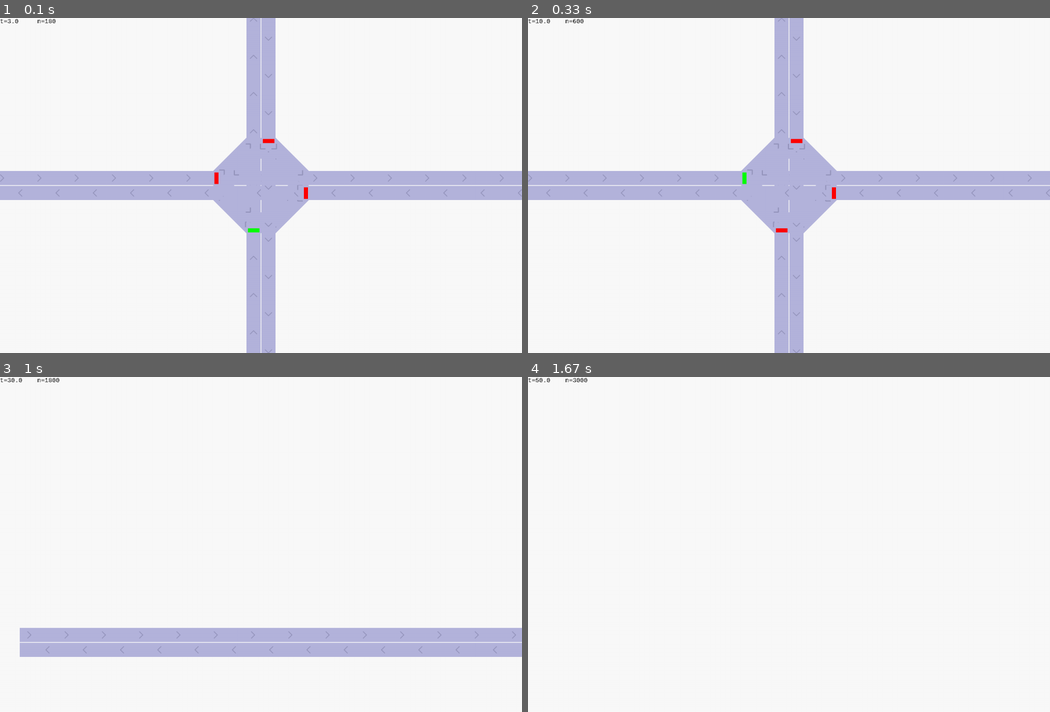
Above: before the commit, frames 1-4 (two rows, left to right).
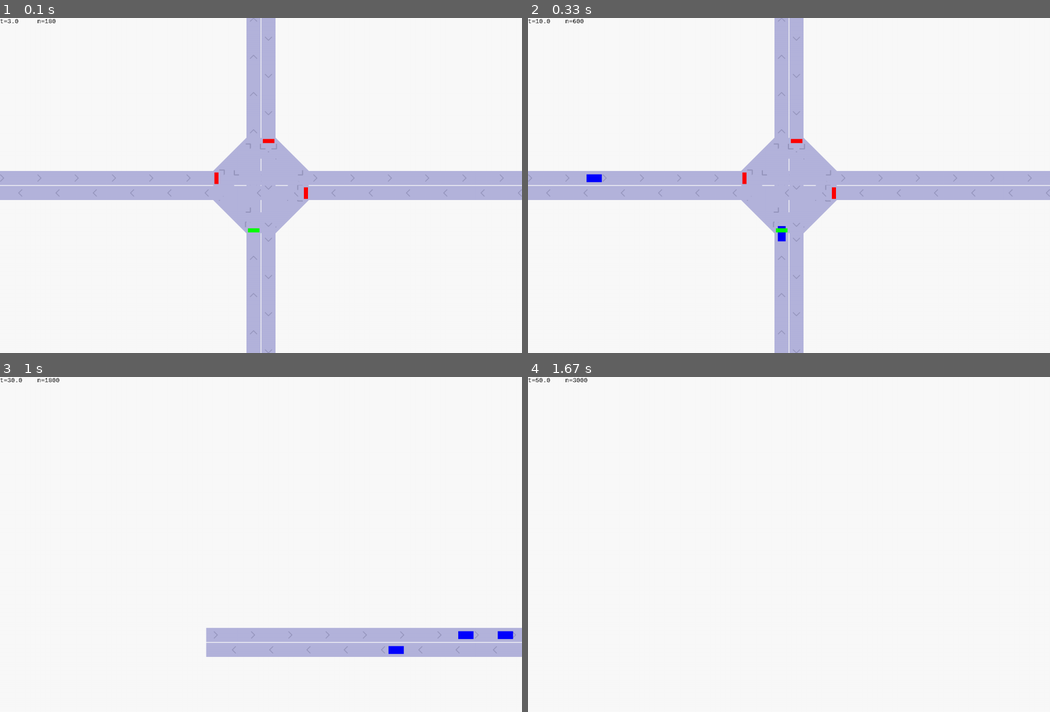
Above: after the commit, the same moments.

Repository: HuzaifaIrfan-Games/pygame-traffic-simulator
Game: pygame game, started from app.py
Two runs of this game, one before a commit and one after it. Both use one fixed random seed, a clock stepped at 60 frames per second and the inputs below.
Inputs (mouse positions are in pixels of both pictures, inside the frame that each line leads up to):
- Up to frame 1 (0.1 s): no input
- Up to frame 2 (0.33 s): no input
- Up to frame 3 (1 s): press the mouse at (135, 547) at 0.37 s; move the mouse to (224, 584) at 0.47 s; release the mouse at (313, 618) at 0.6 s; press the mouse at (135, 547) at 0.7 s; move the mouse to (229, 561) at 0.8 s; release the mouse at (323, 574) at 0.93 s
- Up to frame 4 (1.67 s): press the mouse at (663, 547) at 1.03 s; move the mouse to (715, 588) at 1.13 s; release the mouse at (762, 631) at 1.27 s

Frame 1 is identical in both runs. In frame 2, 0.2% of the frame differs, in the area x 11-50%, y 46-67%; in frame 3, 3.3%, in the area x 3-99%, y 74-84%; in frame 4, nothing differs.

Commit message:
manual signal control

Diff:
--- a/Map_Configurator.py
+++ b/Map_Configurator.py
@@ -255,6 +255,13 @@
 
 
 
+    def get_road_from_node(self,anode):
+
+        for aroad in self.roads:
+            # print(aroad['head_node'])
+            # print(anode)
+            if aroad['head_node'] == anode:
+                return aroad
 
 
 
@@ -266,15 +273,10 @@
             for independent_light_node_name in nodes_names:
                 independent_light_road_index=[]
                 for light_node_name in independent_light_node_name:
+
                     anode = self.get_node_from_node_name(light_node_name)
-
-                    for aroad in self.roads:
-                        # print(aroad['head_node'])
-                        # print(anode)
-                        if aroad['head_node'] == anode:
-                            independent_light_road_index.append(aroad['sim_road_index'])
-                            break
-
+                    aroad=self.get_road_from_node(anode)
+                    independent_light_road_index.append(aroad['sim_road_index'])
 
                 roads_indexs.append(independent_light_road_index)
 
@@ -285,6 +287,12 @@
 
                 atraffic_signal.update_properties({'cycle_length':atraffic_signal_conf['cycle_length']})
 
+            if atraffic_signal_conf.get('manual'):
+                atraffic_signal.set_to_manual()
+
+            # atraffic_signal.current_cycle_index = 1
+
+            print(atraffic_signal.current_cycle)
 
             self.traffic_signals.append(atraffic_signal)
 
--- a/app.py
+++ b/app.py
@@ -2,7 +2,7 @@
 
 from Map_Configurator import Map_Configurator
 
-from configuration_multi import nodes, traffic_signals, zoom, steps_per_update
+from configuration_four import nodes, traffic_signals, zoom, steps_per_update
 
 configurator = Map_Configurator(nodes,traffic_signals)
 
--- a/configuration_four.py
+++ b/configuration_four.py
@@ -166,7 +166,7 @@
 
 
 traffic_signals=[
-    {'nodes_names':[[8],[10],[11],[9]]}
+    {'nodes_names':[[8],[10],[11],[9]],'manual':False}
 ]
 
 zoom=10
--- a/trafficSimulator/traffic_signal.py
+++ b/trafficSimulator/traffic_signal.py
@@ -3,6 +3,10 @@
         # Initialize roads
         self.roads = roads
         self.cycle_length=30
+
+        self.cycle=[]
+
+        self.auto=True
         # Set default configuration
         self.set_default_config()
 
@@ -23,12 +27,16 @@
         for attr, val in config.items():
             setattr(self, attr, val)
 
+    def set_to_manual(self):
+        individual_signals=len(self.roads)
+        signal_state = tuple(False for i in range(individual_signals))
+        self.cycle.insert(0, signal_state)
+        self.auto = False
+
     def set_individual_signal_cycle(self):
 
 
         individual_signals=len(self.roads)
-
-        self.cycle=[]
 
         for n in range(individual_signals):
 
@@ -59,10 +67,10 @@
 
     @property
     def current_cycle(self):
-
         return self.cycle[self.current_cycle_index]
 
     def update(self, sim):
         # self.cycle_length = 30
-        k = (sim.t // self.cycle_length) % len(self.roads)
-        self.current_cycle_index = int(k)
+        if self.auto:
+            k = (sim.t // self.cycle_length) % len(self.roads)
+            self.current_cycle_index = int(k)
--- a/trafficSimulator/vehicle_generator.py
+++ b/trafficSimulator/vehicle_generator.py
@@ -29,6 +29,11 @@
             setattr(self, attr, val)
 
 
+    def update_vehicle_rate(self,vehicle_rate):
+        self.vehicle_rate=vehicle_rate
+
+
+
     def generate_vehicle(self):
         """Returns a random vehicle from self.vehicles with random proportions"""
         total = sum(pair[0] for pair in self.vehicles)
